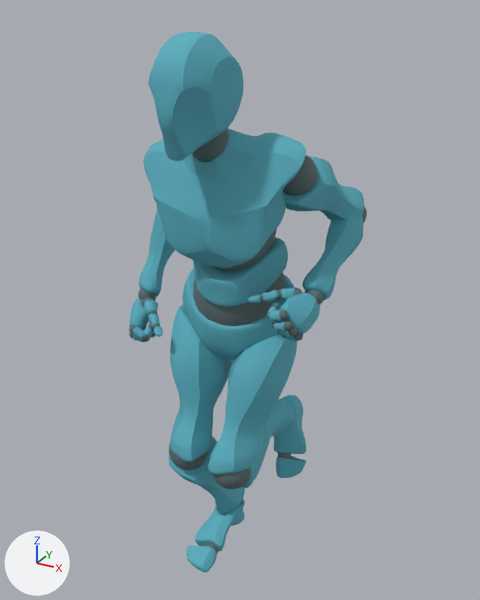
The glTF model packages/game/src/asset/character/character.glb as it was, and as the next commit left it.
Camera for both pictures: a camera (50 mm lens) standing at (0.859, -1.565, 1.709) and looking at (-0.019, 0.031, 0.911). Every picture has the same lights, and +X, +Y and +Z are marked at lower left. Both versions are drawn at frame 17 of the action 'Running'; the numbers are the values there.

Before the edit, the objects in view are built like this:
```python
me_alpha_joints = bpy.data.meshes.new('Alpha_Joints')
me_alpha_joints.from_pydata(...)  # 10514 vertices, 20840 faces; spans x -33.3..30.9, y 0.5..146.7, z -27.4..24.7
me_alpha_joints.materials.append(mat_alpha_joints_mat)  # cyan #6d7f82
me_alpha_surface = bpy.data.meshes.new('Alpha_Surface')
me_alpha_surface.from_pydata(...)  # 17336 vertices, 34480 faces; spans x -34.0..31.0, y 0.0..166.0, z -34.0..34.0
me_alpha_surface.materials.append(mat_alpha_body_mat)  # cyan #58aebf
ob_alpha_joints = bpy.data.objects.new('Alpha_Joints', me_alpha_joints)
ob_alpha_joints.location = (0.0, 0.0, 0.0)
ob_alpha_joints.rotation_euler = (1.571, 0.0, 0.0)  # degrees (90, 0, 0)
ob_alpha_joints.scale = (0.01, 0.01, 0.01)
ob_alpha_surface = bpy.data.objects.new('Alpha_Surface', me_alpha_surface)
ob_alpha_surface.location = (0.0, 0.0, 0.0)
ob_alpha_surface.rotation_euler = (1.571, 0.0, 0.0)  # degrees (90, 0, 0)
ob_alpha_surface.scale = (0.01, 0.01, 0.01)
```
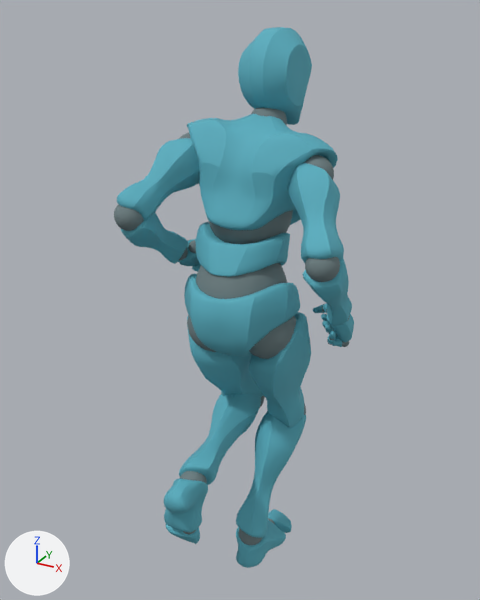
What the commit changed:
Object 'Alpha_Joints' (ob_alpha_joints) turns from (90, 0, 0) to (90, 0, -180) degrees about x, y and z.
Object 'Alpha_Surface' (ob_alpha_surface) turns from (90, 0, 0) to (90, 0, -180) degrees about x, y and z.

What differs and where, as boxes (x1, y1, x2, y2) in the pictures (480 x 600 px):
'Alpha_Surface', turned
    before: (129, 32, 364, 573)
    after: (117, 27, 354, 568)
'Alpha_Joints', turned
    before: (129, 129, 367, 555)
    after: (114, 108, 350, 545)
